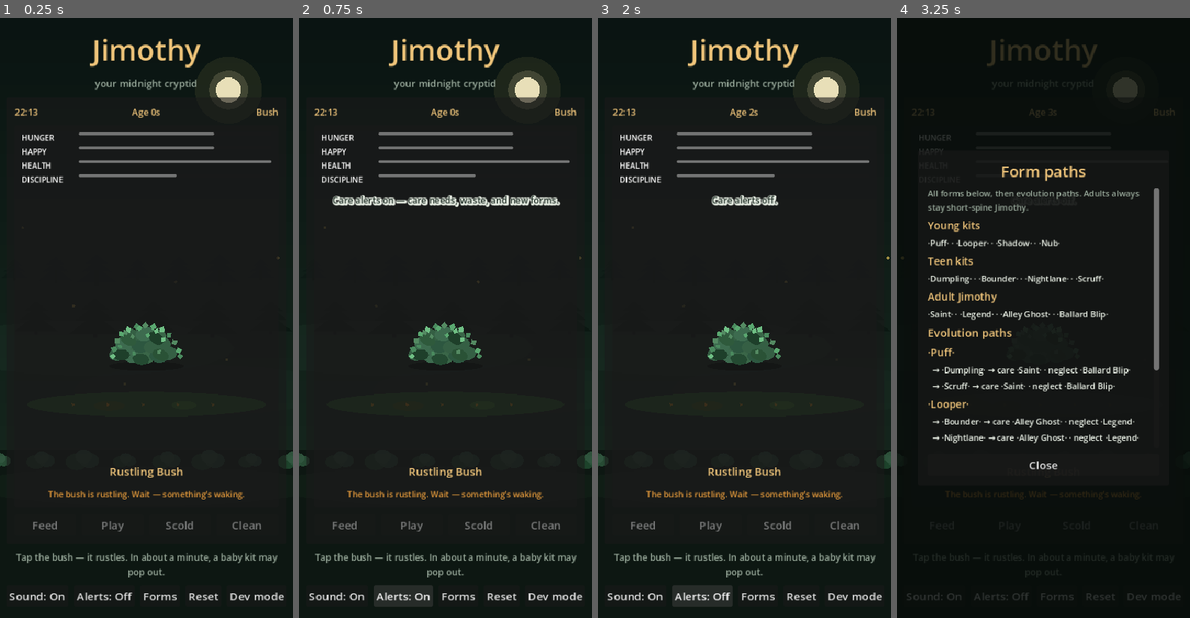
Above: before the commit, frames 1-4 (left to right).
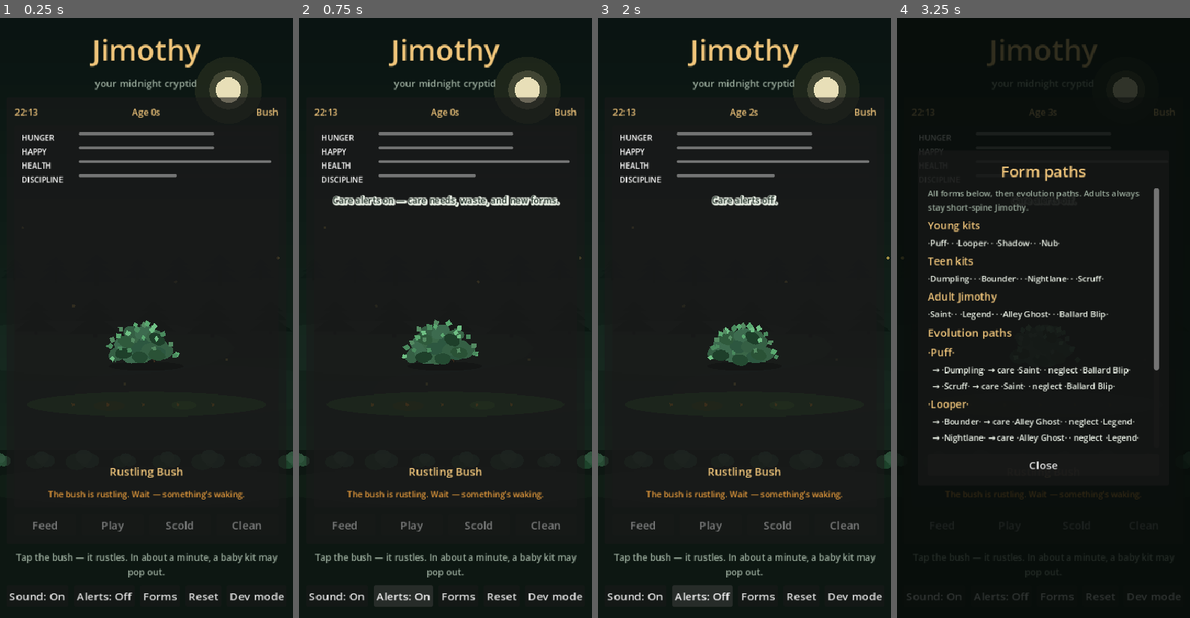
Above: after the commit, the same moments.

Repository: rgarn023/JimothyPet
Game: Godot game, scene res://scenes/main.tscn
The game is run twice, just before and just after one commit, with the same random seed, the same clock (stepped at 60 frames per second) and the same inputs.
Inputs:
- Up to frame 1 (0.25 s): no input
- Up to frame 2 (0.75 s): click "Alerts: Off" at 0.5 s
- Up to frame 3 (2 s): click "Alerts: On" at 1.25 s
- Up to frame 4 (3.25 s): click "Forms" at 2 s; click "Dev mode" at 2.75 s

The runs differ from the first frame. In frame 1, 0.5% of the frame differs, in the area x 36-63%, y 50-58%; in frame 2, 0.6%, in the area x 35-63%, y 50-58%; in frame 3, 0.3%; in frame 4, less than 0.1%.

Commit message:
Amp bush rustle and give Dumpster Dive scraps faux-3D volume
Bush foliage shakes harder with ambient gusts; alley food uses
shaded, pitched props with ground shadows so scraps read in depth.

Co-authored-by: rgarn023 <rgarn023@users.noreply.github.com>

Diff:
--- a/godot/scripts/dumpster_dive.gd
+++ b/godot/scripts/dumpster_dive.gd
@@ -308,25 +308,87 @@
 func _draw_item(pf: Control, item: Dictionary) -> void:
 	var p := Vector2(item.x, item.y)
 	var col: Color = item.color
+	var ground := pf.size.y - 54.0
+	var elev := maxf(0.0, ground - p.y)
+	var shadow_scale := maxf(0.32, 1.0 - elev / 240.0)
+	_draw_ellipse(pf, Vector2(p.x + 2.0, ground + 5.0), Vector2(16.0 * shadow_scale, 5.5 * shadow_scale), Color(0, 0, 0, 0.28 * shadow_scale))
+
+	var rot := float(item.rot)
+	var pitch := sin(rot * 1.7) * 0.22
+	var sx := 1.0 + absf(pitch) * 0.12
+	var sy := 1.0 - absf(pitch) * 0.38
+	pf.draw_set_transform(p, rot, Vector2(sx, sy))
 	match str(item.kind):
 		"rotten":
-			_draw_ellipse(pf, p, Vector2(item.r, item.r * 0.75), col)
+			var r: float = float(item.r)
+			_draw_ellipse(pf, Vector2.ZERO, Vector2(r, r * 0.78), col.darkened(0.15))
+			_draw_ellipse(pf, Vector2(-r * 0.25, -r * 0.28), Vector2(r * 0.55, r * 0.4), col.lightened(0.22))
+			_draw_ellipse(pf, Vector2(3, 4), Vector2(r * 0.55, r * 0.35), Color(0.16, 0.19, 0.08, 0.5))
+			pf.draw_circle(Vector2(-5, -3), 3.2, Color("9aab55"))
+			pf.draw_circle(Vector2(4, 0), 2.6, Color("8a9a4a"))
 		"can":
-			pf.draw_rect(Rect2(p.x - 10, p.y - 12, 20, 24), col, true, -1.0, true)
+			_draw_round_rect(pf, Rect2(-11, -11, 22, 24), Color("6a7a86"))
+			_draw_round_rect(pf, Rect2(-10, -10, 20, 22), col.lightened(0.12))
+			pf.draw_rect(Rect2(-3, -8, 2.2, 18), Color(1, 1, 1, 0.45))
+			_draw_round_rect(pf, Rect2(-9, -3, 18, 5), Color("eef6fa"))
+			_draw_round_rect(pf, Rect2(-7, -2, 14, 3), Color("c45c4a"))
+			_draw_round_rect(pf, Rect2(-9, -12, 18, 4), Color("8a9aa4"))
+			pf.draw_rect(Rect2(-7, -11.5, 10, 2), Color(1, 1, 1, 0.3))
 		"berry":
-			_draw_ellipse(pf, p + Vector2(-4, 0), Vector2(7, 7), col)
-			_draw_ellipse(pf, p + Vector2(5, -2), Vector2(7, 7), col)
+			_draw_berry(pf, Vector2(-5, 1), 7.2, Color("5a4a8a"))
+			_draw_berry(pf, Vector2(5, -2), 7.4, Color("6b5aa0"))
+			_draw_berry(pf, Vector2(0, 6), 6.4, Color("4a3a72"))
+			_draw_berry(pf, Vector2(2, -7), 4.8, Color("7a6ab0"))
+			pf.draw_polyline(PackedVector2Array([Vector2(-2, -10), Vector2(2, -14), Vector2(6, -9)]), Color("3d6b4f"), 1.6, true)
 		"fries":
-			pf.draw_rect(Rect2(p.x - 10, p.y, 20, 14), Color("c45c4a"), true, -1.0, true)
-			pf.draw_rect(Rect2(p.x - 7, p.y - 10, 3, 14), col)
-			pf.draw_rect(Rect2(p.x - 1, p.y - 12, 3, 16), col)
+			_draw_round_rect(pf, Rect2(-11, 2, 22, 14), Color("8a3a2e"))
+			_draw_round_rect(pf, Rect2(-10, 0, 20, 14), Color("c45c4a"))
+			_draw_fry(pf, -7, -12, 3.2, 16, Color("e0a04a"))
+			_draw_fry(pf, -2, -14, 3.4, 18, Color("f0c57a"))
+			_draw_fry(pf, 3, -11, 3.1, 15, Color("d4923a"))
+			_draw_fry(pf, 7, -13, 2.8, 16, Color("e8b45a"))
 		"fish":
-			_draw_ellipse(pf, p, Vector2(12, 5), col)
-			var fin := PackedVector2Array([p + Vector2(10, 0), p + Vector2(16, -5), p + Vector2(16, 5)])
-			pf.draw_colored_polygon(fin, col)
+			_draw_ellipse(pf, Vector2.ZERO, Vector2(13, 6.2), Color("8eb4c4"))
+			_draw_ellipse(pf, Vector2(-3, -2), Vector2(6, 2.4), Color(1, 1, 1, 0.28))
+			var fin := PackedVector2Array([Vector2(10, 0), Vector2(18, -6), Vector2(16, 0), Vector2(18, 6)])
+			pf.draw_colored_polygon(fin, Color("5a9eb0"))
+			var dorsal := PackedVector2Array([Vector2(-1, -6), Vector2(3, -11), Vector2(6, -5)])
+			pf.draw_colored_polygon(dorsal, Color("7ec8d4"))
+			pf.draw_circle(Vector2(-6, -1), 1.4, Color("1b2a22"))
+			pf.draw_polyline(PackedVector2Array([Vector2(-2, 1), Vector2(4, 3), Vector2(8, 0)]), Color(0.93, 0.96, 0.92, 0.55), 1.0, true)
 		_:
-			var tri := PackedVector2Array([p + Vector2(0, -12), p + Vector2(12, 10), p + Vector2(-12, 10)])
-			pf.draw_colored_polygon(tri, col)
+			var crust := PackedVector2Array([Vector2(1, -13), Vector2(14, 12), Vector2(-12, 12)])
+			pf.draw_colored_polygon(crust, Color("8a4a28"))
+			var cheese := PackedVector2Array([Vector2(0, -12), Vector2(12, 10), Vector2(-12, 10)])
+			pf.draw_colored_polygon(cheese, Color("e0a04a"))
+			pf.draw_line(Vector2(-10, -3), Vector2(10, -3), Color("c45c4a"), 3.2)
+			pf.draw_circle(Vector2(-3, 3), 2.3, Color("8a2f2f"))
+			pf.draw_circle(Vector2(4, 5), 1.8, Color("8a2f2f"))
+			pf.draw_circle(Vector2(1, 0), 1.5, Color("8a2f2f"))
+			var shine := PackedVector2Array([Vector2(-2, -8), Vector2(4, -2), Vector2(-1, -1)])
+			pf.draw_colored_polygon(shine, Color(1, 1, 1, 0.28))
+	pf.draw_set_transform(Vector2.ZERO, 0.0, Vector2.ONE)
+
+
+func _draw_berry(pf: Control, c: Vector2, r: float, col: Color) -> void:
+	_draw_ellipse(pf, c, Vector2(r, r), col.darkened(0.12))
+	_draw_ellipse(pf, c + Vector2(-r * 0.28, -r * 0.32), Vector2(r * 0.45, r * 0.38), col.lightened(0.28))
+	pf.draw_circle(c + Vector2(-r * 0.3, -r * 0.35), r * 0.18, Color(1, 1, 1, 0.35))
+
+
+func _draw_fry(pf: Control, x: float, y: float, w: float, h: float, col: Color) -> void:
+	_draw_round_rect(pf, Rect2(x, y, w, h), col.darkened(0.08))
+	pf.draw_rect(Rect2(x + 0.6, y + 1.0, maxf(1.0, w * 0.35), h - 2.0), col.lightened(0.25))
+
+
+func _draw_round_rect(pf: Control, r: Rect2, color: Color) -> void:
+	# Soft rounded look via rect + end caps (cheap faux radius).
+	pf.draw_rect(Rect2(r.position + Vector2(2, 0), Vector2(maxf(1.0, r.size.x - 4), r.size.y)), color)
+	pf.draw_rect(Rect2(r.position + Vector2(0, 2), Vector2(r.size.x, maxf(1.0, r.size.y - 4))), color)
+	pf.draw_circle(r.position + Vector2(2, 2), 2.0, color)
+	pf.draw_circle(r.position + Vector2(r.size.x - 2, 2), 2.0, color)
+	pf.draw_circle(r.position + Vector2(2, r.size.y - 2), 2.0, color)
+	pf.draw_circle(r.position + Vector2(r.size.x - 2, r.size.y - 2), 2.0, color)
 
 
 func _draw_fx(pf: Control, f: Dictionary) -> void:
--- a/godot/scripts/pet_state.gd
+++ b/godot/scripts/pet_state.gd
@@ -125,8 +125,14 @@
 			if not alive:
 				break
 		_anim_cooldown -= delta
-		if _anim_cooldown <= 0.0 and stage != "bush" and alive and not ascending:
-			_pulse_ambient_anim()
+		if _anim_cooldown <= 0.0 and alive and not ascending:
+			if stage == "bush":
+				_anim_cooldown = randf_range(1.6, 3.2)
+				anim_impulse.emit("rustle")
+				if JimothyAudio and randf() < 0.4:
+					JimothyAudio.play("rustle", -10.0)
+			else:
+				_pulse_ambient_anim()
 	_save_accum += delta
 	if _save_accum >= 5.0:
 		_save_accum = 0.0
--- a/godot/scripts/raccoon_view.gd
+++ b/godot/scripts/raccoon_view.gd
@@ -242,7 +242,7 @@
 		"spin":
 			_anim_dur = 0.85
 		"rustle":
-			_anim_dur = 0.7
+			_anim_dur = 1.15
 		"happy":
 			_anim_dur = 0.8
 			_smile = 1.0
@@ -273,13 +273,13 @@
 		return
 
 	if stage == "bush":
-		var bush_amp := 2.0
+		var bush_amp := 4.2
 		if _anim == "rustle":
-			bush_amp = 5.0 + sin(_anim_t * 28.0) * 2.0
+			bush_amp = 9.0 + sin(_anim_t * 34.0) * 3.5
 			if _anim_t >= _anim_dur:
 				_anim = "idle"
-		_pose_x = sin(_t * 9.0) * bush_amp + sin(_t * 3.3) * (bush_amp * 0.7)
-		_pose_y = sin(_t * 7.0) * (bush_amp * 0.7)
+		_pose_x = sin(_t * 11.0) * bush_amp + sin(_t * 4.1) * (bush_amp * 0.85) + sin(_t * 17.0) * (bush_amp * 0.22)
+		_pose_y = sin(_t * 8.2) * (bush_amp * 0.8) + cos(_t * 13.0) * (bush_amp * 0.25)
 		queue_redraw()
 		return
 
@@ -799,13 +799,15 @@
 
 
 func _draw_bush(c: Vector2) -> void:
-	var rustle := sin(_t * 10.0) * 1.2
-	var rustle2 := cos(_t * 7.5) * 1.0
+	var shake := 1.0 if _anim != "rustle" else 2.35
+	var rustle := sin(_t * 14.0) * 4.2 * shake
+	var rustle2 := cos(_t * 11.0) * 3.6 * shake
+	var rustle3 := sin(_t * 19.0 + 1.2) * 2.8 * shake
 	# Wide shrub shadow
-	_ellipse(c + Vector2(0, 52), Vector2(54, 7), Color(0, 0, 0, 0.2))
+	_ellipse(c + Vector2(rustle * 0.15, 52), Vector2(54, 7), Color(0, 0, 0, 0.2))
 	# Tiny soil-line twigs only
-	draw_line(c + Vector2(-12, 46), c + Vector2(-8, 40), Color("4a3424"), 1.8)
-	draw_line(c + Vector2(12, 46), c + Vector2(8, 40), Color("3d2c1e"), 1.6)
+	draw_line(c + Vector2(-12, 46), c + Vector2(-8 + rustle * 0.2, 40), Color("4a3424"), 1.8)
+	draw_line(c + Vector2(12, 46), c + Vector2(8 + rustle2 * 0.2, 40), Color("3d2c1e"), 1.6)
 	# Dense body pads — wider than tall
 	var deep: Array = [Color("1e3f2a"), Color("244a32"), Color("2a5236"), Color("2f5a3c")]
 	var mid: Array = [Color("355f44"), Color("3d6b4f"), Color("3a6648"), Color("2d5740")]
@@ -820,14 +822,19 @@
 	for i in pads.size():
 		var L: Array = pads[i]
 		var p := Vector2(float(L[0]), float(L[1]))
-		p.x += rustle * 0.1 if p.x < 0.0 else rustle2 * 0.1
-		_draw_oval_leaf(c + p, float(L[2]), float(L[3]), mid[i % mid.size()], float((i * 13) % 40) - 20.0)
+		var side := -1.0 if p.x < 0.0 else 1.0
+		p.x += (rustle if side < 0.0 else rustle2) * 0.55 + rustle3 * 0.2 * side
+		p.y += sin(_t * 12.0 + float(i) * 0.7) * 1.8 * shake
+		var wobble_rot := float((i * 13) % 40) - 20.0 + (rustle if side < 0.0 else rustle2) * 1.8
+		_draw_oval_leaf(c + p, float(L[2]), float(L[3]), mid[i % mid.size()], wobble_rot)
 	for i in 5:
 		var under_pts: Array[Vector2] = [
 			Vector2(-36, 36), Vector2(-8, 42), Vector2(20, 36), Vector2(-26, 14), Vector2(14, 12)
 		]
 		var under: Vector2 = under_pts[i]
-		_draw_oval_leaf(c + under, 12.0, 8.0, deep[i % deep.size()], float(i * 9))
+		under.x += sin(_t * 10.0 + float(i)) * 2.2 * shake
+		under.y += cos(_t * 9.0 + float(i) * 1.3) * 1.4 * shake
+		_draw_oval_leaf(c + under, 12.0, 8.0, deep[i % deep.size()], float(i * 9) + rustle * 0.8)
 	# Tip leaves for ragged bushy edge
 	var tips: Array = [
 		[-46, 28, 11, 5, -70], [-42, 16, 10, 4.5, -50], [-36, 6, 10, 4.5, -35],
@@ -842,11 +849,14 @@
 	for i in tips.size():
 		var T: Array = tips[i]
 		var p := Vector2(float(T[0]), float(T[1]))
-		p.x += rustle * 0.15 if p.x < 0.0 else rustle2 * 0.15
-		_draw_tip_leaf(c + p, float(T[2]), float(T[3]), lite[i % lite.size()], float(T[4]))
+		var side2 := -1.0 if p.x < 0.0 else 1.0
+		p.x += (rustle if side2 < 0.0 else rustle2) * 0.85 + sin(_t * 16.0 + float(i)) * 1.6 * shake
+		p.y += cos(_t * 14.0 + float(i) * 0.9) * 2.2 * shake
+		var tip_rot := float(T[4]) + (rustle if side2 < 0.0 else rustle2) * 2.8 + sin(_t * 18.0 + float(i)) * 6.0 * shake
+		_draw_tip_leaf(c + p, float(T[2]), float(T[3]), lite[i % lite.size()], tip_rot)
 	if age_hint() > 0.7:
-		draw_circle(c + Vector2(-8 + rustle, 22), 2.0, Color(0.98, 0.96, 0.9, 0.55))
-		draw_circle(c + Vector2(10 + rustle2, 24), 1.8, Color(0.98, 0.96, 0.9, 0.42))
+		draw_circle(c + Vector2(-8 + rustle, 22 + rustle3 * 0.3), 2.0, Color(0.98, 0.96, 0.9, 0.55))
+		draw_circle(c + Vector2(10 + rustle2, 24 - rustle * 0.2), 1.8, Color(0.98, 0.96, 0.9, 0.42))
 
 
 func age_hint() -> float:
Not shown, changed: dist/Jimothy-godot-only-4.7.1.zip
Not shown, changed: dist/Jimothy-web.zip
Not shown, changed: dist/JimothyPet-godot-4.7.1.zip
Not shown, changed: js/game.js
Not shown, changed: js/minigame.js
Not shown, changed: js/raccoon.js
Not shown, changed: styles.css
Not shown, changed: sw.js
